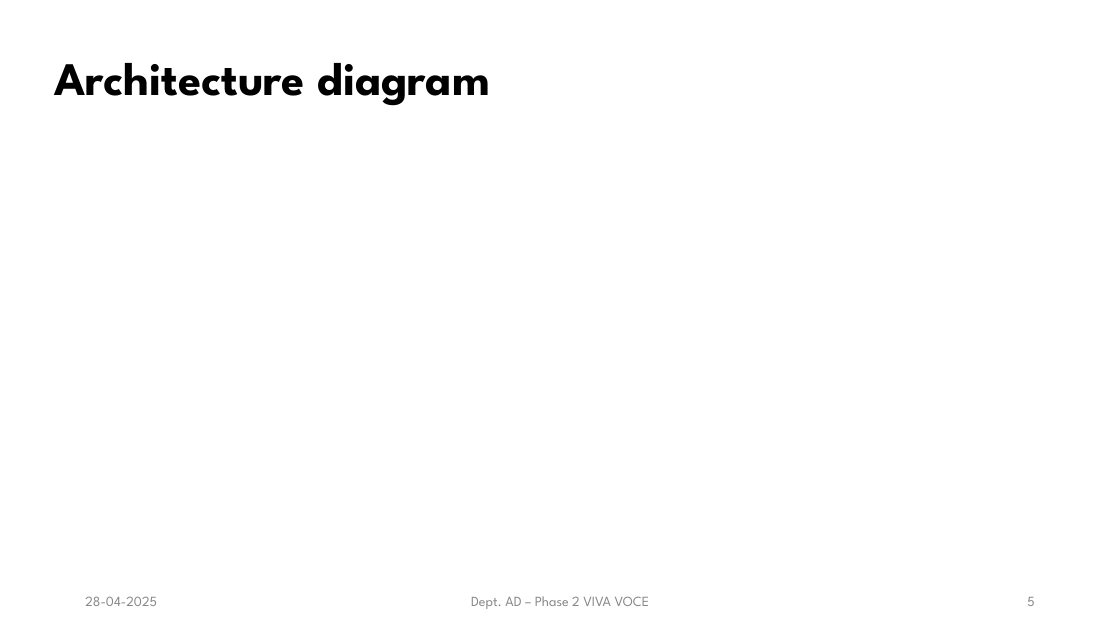
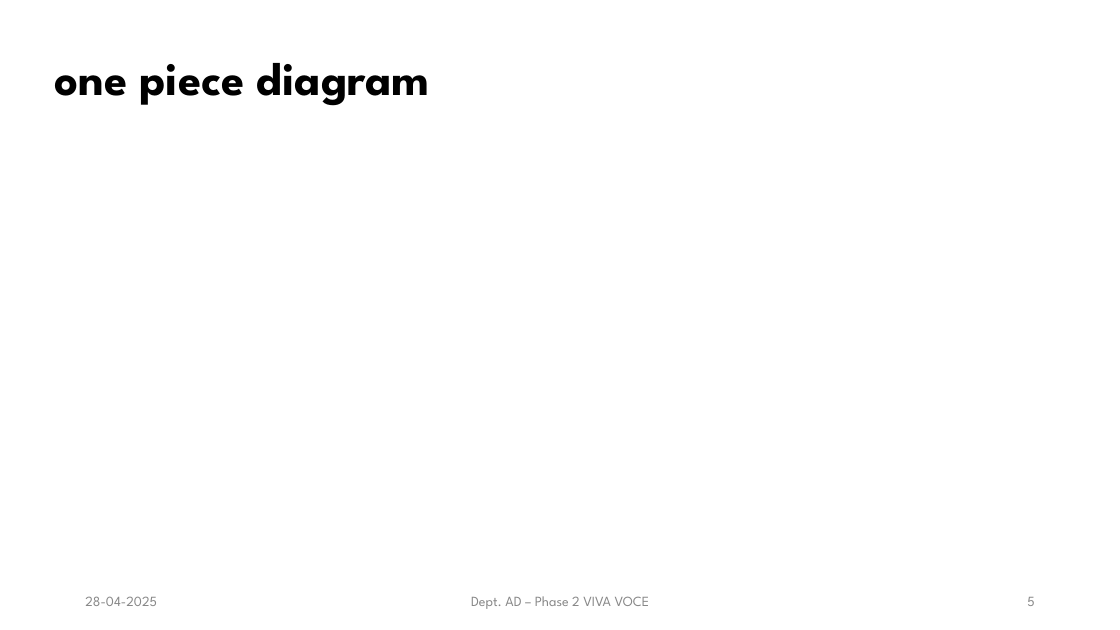
Before and after one commit to ARUN-S-K/learning, a slide deck: slide 5 of 2nd Phase Review Presentation.pptx. Drawn at 1120x630 pixels with LibreOffice and Linux fonts; fonts in the diff are those of the drawing; background and template pictures are left out. Boxes give left, top, right and bottom in pixels: in the first picture for what was removed or moved away, otherwise in the second. Text is boxed around its words. In the diff, an @@ line names an element or a change of style, - is before the commit and + after.

```diff
--- a/2nd Phase Review Presentation.pptx
+++ b/2nd Phase Review Presentation.pptx
@@ title at box(54, 63, 430, 106): text changed @@
-Architecture diagram
+one piece diagram
```
